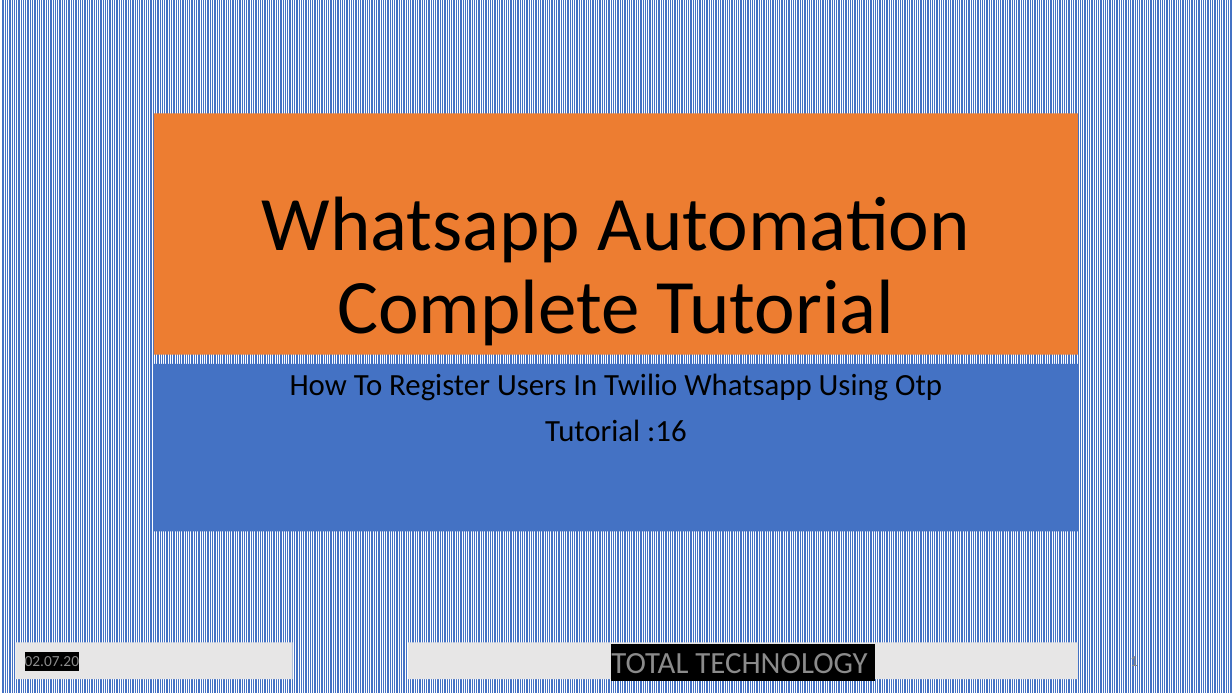
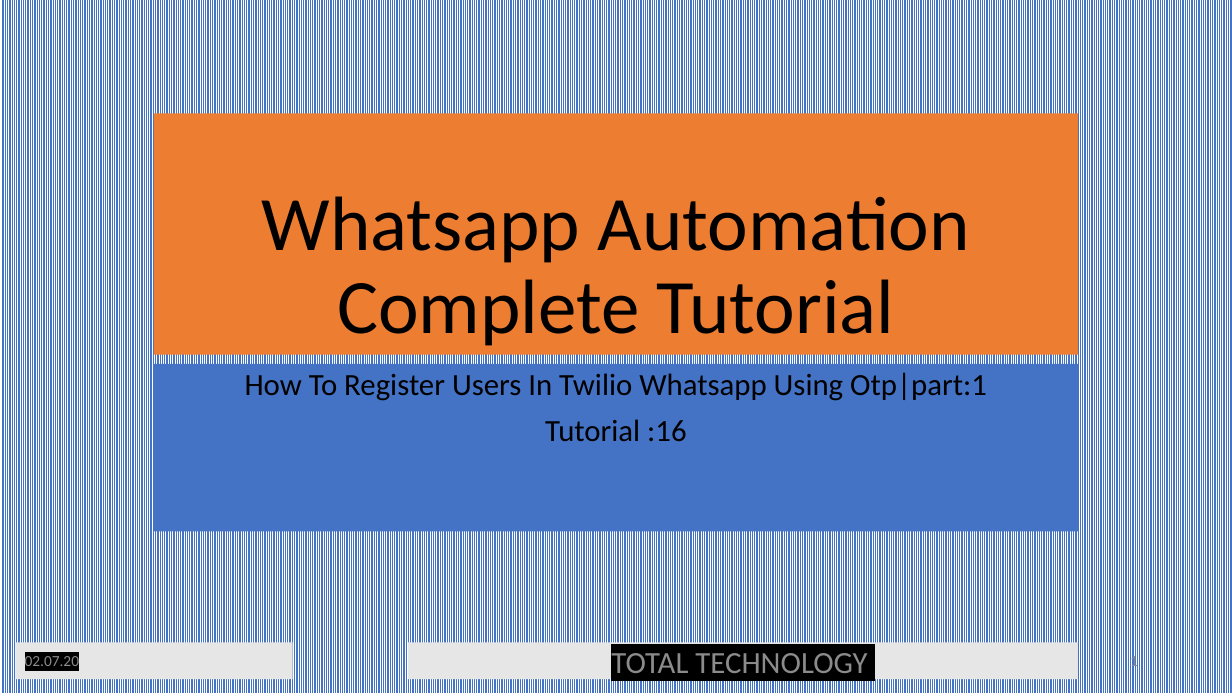
Before and after one commit to ujjwalvats16/source, a slide deck: slide 1 of Whatsapp_Bot_Tutorial_16.pptx. Drawn at 1232x693 pixels with LibreOffice and Linux fonts; fonts in the diff are those of the drawing. Boxes give left, top, right and bottom in pixels: in the first picture for what was removed or moved away, otherwise in the second. Text is boxed around its words. In the diff, an @@ line names an element or a change of style, - is before the commit and + after.

Commit message:
tutorial 17

```diff
--- a/Whatsapp_Bot_Tutorial_16.pptx
+++ b/Whatsapp_Bot_Tutorial_16.pptx
@@ subtitle at box(245, 372, 987, 401): text changed @@
-How To Register Users In Twilio Whatsapp Using Otp
+How To Register Users In Twilio Whatsapp Using Otp|part:1
```
Also in this commit, not shown: 2 other files.
